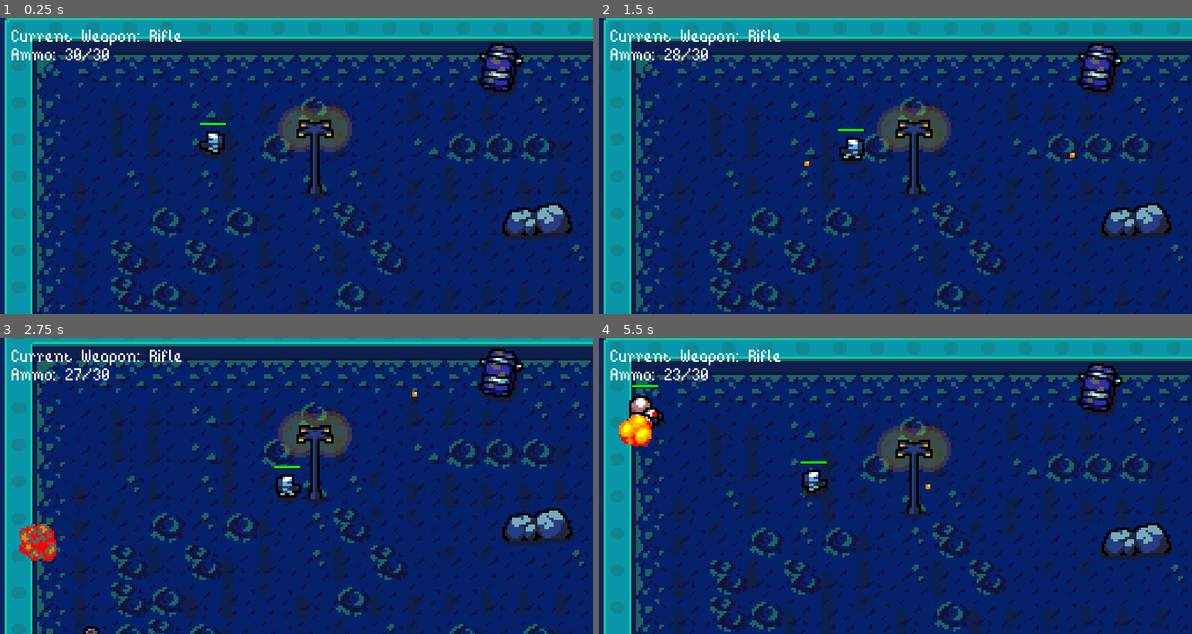
Above: before the commit, frames 1-4 (two rows, left to right).
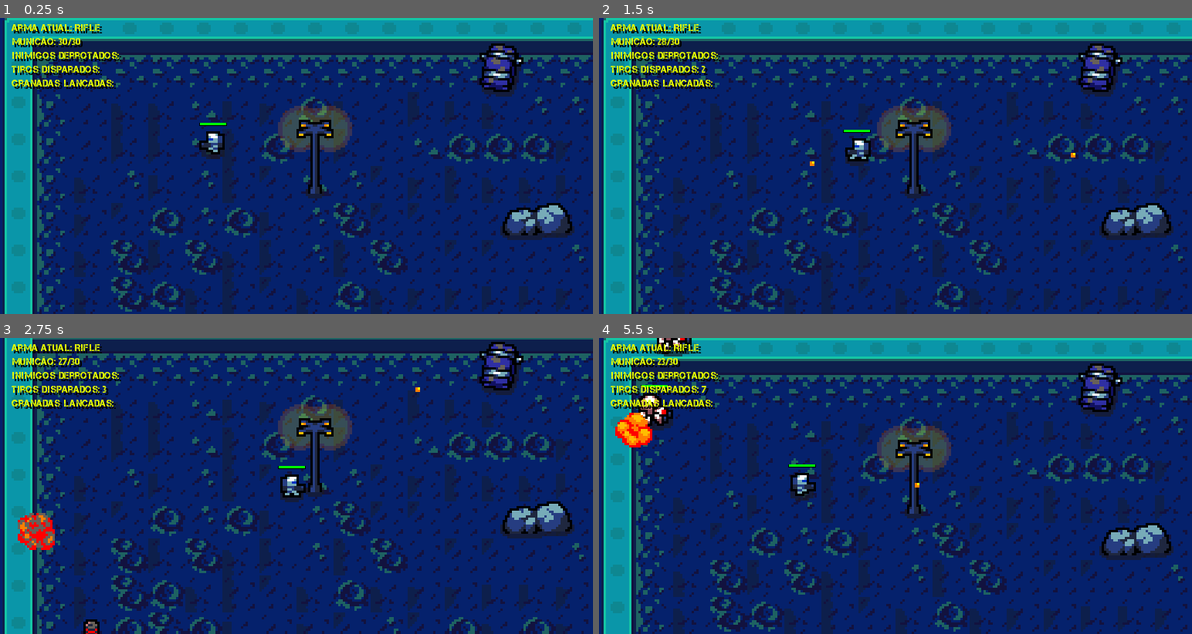
Above: after the commit, the same moments.

Repository: diemissonlima/TopDownShooter
Game: Godot game, scene res://scenes/management/game_level.tscn
The game is run twice, just before and just after one commit, with the same random seed, the same clock (stepped at 60 frames per second) and the same inputs.
Inputs (mouse positions are in pixels of both pictures, inside the frame that each line leads up to):
- Up to frame 1 (0.25 s): no input
- Up to frame 2 (1.5 s): move the mouse to (1025, 151) at 0.52 s; hold Right (ui_right) 0.53-1.28 s; click (1025, 151) at 0.6 s; tap Space (ui_select) at 0.77 s; move the mouse to (776, 180) at 1.27 s; hold Down (ui_down) from 1.28 s (still down); click (776, 180) at 1.35 s
- Up to frame 3 (2.75 s): tap Space (ui_select) at 1.52 s; move the mouse to (355, 420) at 2.02 s; release Down (ui_down) at 2.03 s; hold Right (ui_right) from 2.03 s (still down); click (355, 420) at 2.1 s
- Up to frame 4 (5.5 s): move the mouse to (865, 545) at 2.77 s; release Right (ui_right) at 2.78 s; hold Up (ui_up) 2.78-3.53 s; click (865, 545) at 2.85 s; tap Space (ui_select) at 3.02, 3.77, 4.52 s; move the mouse to (1073, 530) at 3.52 s; hold Left (ui_left) 3.53-5.03 s; click (1073, 530) at 3.6 s; move the mouse to (717, 441) at 4.27 s; click (717, 441) at 4.35 s; move the mouse to (925, 486) at 5.02 s; hold Down (ui_down) from 5.03 s (still down); click (925, 486) at 5.1 s

The runs differ from the first frame. In frame 1, 2.3% of the frame differs, in the area x 1-31%, y 2-25%; in frame 2, 2.7%; in frame 3, 35%, in the area x 1-100%, y 0-100%; in frame 4, 3.9%.

Commit message:
interface melhorada
contagem de inimigos derrotados e tiros e granadas disparados

Diff:
--- a/project.godot
+++ b/project.godot
@@ -149,6 +149,34 @@
 
 [input]
 
+ui_left={
+"deadzone": 0.5,
+"events": [ Object(InputEventKey,"resource_local_to_scene":false,"resource_name":"","device":0,"alt":false,"shift":false,"control":false,"meta":false,"command":false,"pressed":false,"scancode":16777231,"physical_scancode":0,"unicode":0,"echo":false,"script":null)
+, Object(InputEventJoypadButton,"resource_local_to_scene":false,"resource_name":"","device":0,"button_index":14,"pressure":0.0,"pressed":false,"script":null)
+, Object(InputEventKey,"resource_local_to_scene":false,"resource_name":"","device":0,"alt":false,"shift":false,"control":false,"meta":false,"command":false,"pressed":false,"scancode":65,"physical_scancode":0,"unicode":0,"echo":false,"script":null)
+ ]
+}
+ui_right={
+"deadzone": 0.5,
+"events": [ Object(InputEventKey,"resource_local_to_scene":false,"resource_name":"","device":0,"alt":false,"shift":false,"control":false,"meta":false,"command":false,"pressed":false,"scancode":16777233,"physical_scancode":0,"unicode":0,"echo":false,"script":null)
+, Object(InputEventJoypadButton,"resource_local_to_scene":false,"resource_name":"","device":0,"button_index":15,"pressure":0.0,"pressed":false,"script":null)
+, Object(InputEventKey,"resource_local_to_scene":false,"resource_name":"","device":0,"alt":false,"shift":false,"control":false,"meta":false,"command":false,"pressed":false,"scancode":68,"physical_scancode":0,"unicode":0,"echo":false,"script":null)
+ ]
+}
+ui_up={
+"deadzone": 0.5,
+"events": [ Object(InputEventKey,"resource_local_to_scene":false,"resource_name":"","device":0,"alt":false,"shift":false,"control":false,"meta":false,"command":false,"pressed":false,"scancode":16777232,"physical_scancode":0,"unicode":0,"echo":false,"script":null)
+, Object(InputEventJoypadButton,"resource_local_to_scene":false,"resource_name":"","device":0,"button_index":12,"pressure":0.0,"pressed":false,"script":null)
+, Object(InputEventKey,"resource_local_to_scene":false,"resource_name":"","device":0,"alt":false,"shift":false,"control":false,"meta":false,"command":false,"pressed":false,"scancode":87,"physical_scancode":0,"unicode":0,"echo":false,"script":null)
+ ]
+}
+ui_down={
+"deadzone": 0.5,
+"events": [ Object(InputEventKey,"resource_local_to_scene":false,"resource_name":"","device":0,"alt":false,"shift":false,"control":false,"meta":false,"command":false,"pressed":false,"scancode":16777234,"physical_scancode":0,"unicode":0,"echo":false,"script":null)
+, Object(InputEventJoypadButton,"resource_local_to_scene":false,"resource_name":"","device":0,"button_index":13,"pressure":0.0,"pressed":false,"script":null)
+, Object(InputEventKey,"resource_local_to_scene":false,"resource_name":"","device":0,"alt":false,"shift":false,"control":false,"meta":false,"command":false,"pressed":false,"scancode":83,"physical_scancode":0,"unicode":0,"echo":false,"script":null)
+ ]
+}
 attack={
 "deadzone": 0.5,
 "events": [ Object(InputEventMouseButton,"resource_local_to_scene":false,"resource_name":"","device":0,"alt":false,"shi …(212 unchanged characters)…
--- a/scenes/combat/health.tscn
+++ b/scenes/combat/health.tscn
@@ -12,6 +12,7 @@
 script = ExtResource( 2 )
 
 [node name="Sprite" type="Sprite" parent="."]
+scale = Vector2( 0.75, 0.75 )
 texture = ExtResource( 1 )
 region_enabled = true
 region_rect = Rect2( 48, 32, 16, 16 )
--- a/scenes/enemies/spider.tscn
+++ b/scenes/enemies/spider.tscn
@@ -76,7 +76,7 @@
 
 [node name="Spider" instance=ExtResource( 2 )]
 attack_cooldown = 3.0
-damage = 4
+damage = 3
 move_speed = 20
 distance_treshold = 5
 
@@ -102,7 +102,7 @@
 [node name="HitboxArea" parent="." index="6"]
 position = Vector2( 0, -1 )
 script = SubResource( 10 )
-health = 10
+health = 8
 
 [node name="Collision" type="CollisionShape2D" parent="HitboxArea" index="0"]
 position = Vector2( 0.5, 0.5 )
--- a/scenes/management/interface.tscn
+++ b/scenes/management/interface.tscn
@@ -1,10 +1,14 @@
-[gd_scene load_steps=4 format=2]
+[gd_scene load_steps=5 format=2]
 
-[ext_resource path="res://assets/fonts/bit_potion.ttf" type="DynamicFontData" id=1]
+[ext_resource path="res://assets/fonts/Capture it.ttf" type="DynamicFontData" id=1]
 [ext_resource path="res://scripts/management/interface.gd" type="Script" id=2]
 
+[sub_resource type="DynamicFont" id=2]
+size = 4
+font_data = ExtResource( 1 )
+
 [sub_resource type="DynamicFont" id=1]
-size = 12
+size = 4
 font_data = ExtResource( 1 )
 
 [node name="Interface" type="CanvasLayer" groups=["interface"]]
@@ -12,19 +16,60 @@
 
 [node name="CurrentWeapon" type="Label" parent="."]
 margin_left = 5.0
-margin_right = 75.0
-margin_bottom = 14.0
-rect_min_size = Vector2( 70, 14 )
-custom_fonts/font = SubResource( 1 )
-text = "Current Weapon: "
+margin_top = 2.0
+margin_right = 33.0
+margin_bottom = 7.0
+custom_colors/font_color = Color( 0.913725, 1, 0, 1 )
+custom_colors/font_color_shadow = Color( 0, 0, 0, 1 )
+custom_constants/shadow_offset_x = 1
+custom_fonts/font = SubResource( 2 )
+text = "Arma Atual: "
 valign = 1
 
 [node name="Ammo" type="Label" parent="."]
 margin_left = 5.0
 margin_top = 8.0
-margin_right = 75.0
-margin_bottom = 22.0
-rect_min_size = Vector2( 70, 14 )
+margin_right = 27.0
+margin_bottom = 13.0
+custom_colors/font_color = Color( 0.913725, 1, 0, 1 )
+custom_colors/font_color_shadow = Color( 0, 0, 0, 1 )
+custom_constants/shadow_offset_x = 1
 custom_fonts/font = SubResource( 1 )
-text = "Ammo: "
+text = "Munição: "
 valign = 1
+
+[node name="Enemies" type="Label" parent="."]
+margin_left = 5.0
+margin_top = 14.0
+margin_right = 51.0
+margin_bottom = 19.0
+custom_colors/font_color = Color( 0.913725, 1, 0, 1 )
+custom_colors/font_color_shadow = Color( 0, 0, 0, 1 )
+custom_constants/shadow_offset_x = 1
+custom_fonts/font = SubResource( 1 )
+text = "Inimigos Derrotados: "
+valign = 1
+
+[node name="TirosDisparados" type="Label" parent="."]
+margin_left = 5.0
+margin_top = 20.0
+margin_right = 43.0
+margin_bottom = 25.0
+custom_colors/font_color = Color( 0.913725, 1, 0, 1 )
+custom_colors/font_color_shadow = Color( 0, 0, 0, 1 )
+custom_constants/shadow_offset_x = 1
+custom_fonts/font = SubResource( 1 )
+text = "Tiros Disparados: "
+valign = 1
+
+[node name="GranadasLancadas" type="Label" parent="."]
+margin_left = 5.0
+margin_top = 26.0
+margin_right = 52.0
+margin_bottom = 31.0
+custom_colors/font_color = Color( 0.913725, 1, 0, 1 )
+custom_colors/font_color_shadow = Color( 0, 0, 0, 1 )
+custom_constants/shadow_offset_x = 1
+custom_fonts/font = SubResource( 1 )
+text = "Granadas Lançadas: "
+valign = 1
--- a/scenes/player/ammo/base_ammo.tscn
+++ b/scenes/player/ammo/base_ammo.tscn
@@ -8,6 +8,7 @@
 script = ExtResource( 1 )
 
 [node name="Sprite" type="Sprite" parent="."]
+scale = Vector2( 0.75, 0.75 )
 
 [node name="Collision" type="CollisionShape2D" parent="."]
 
--- a/scenes/player/assault.tscn
+++ b/scenes/player/assault.tscn
@@ -64,7 +64,7 @@
 current = true
 
 [node name="Move" parent="States" index="0"]
-walk_speed = 30
+walk_speed = 35
 crawl_speed = 15
 
 [node name="Attack" parent="States" index="1"]
--- a/scripts/enemies/enemy.gd
+++ b/scripts/enemies/enemy.gd
@@ -11,12 +11,12 @@
 
 var itens_dict: Dictionary = {
 	"MW Ammo": [
-		[1, 40],
+		[1, 50],
 		preload("res://scenes/player/ammo/main_weapon_ammo.tscn")
 	],
 
 	"Grenade Ammo": [
-		[41, 60],
+		[51, 80],
 		preload("res://scenes/player/ammo/grenade_ammo.tscn")
 	],
 
@@ -25,6 +25,8 @@
 		preload("res://scenes/combat/health.tscn")
 	]
 }
+
+var inimigo_derrotado: int = 1
 
 var path: Array = []
 var velocity: Vector2
@@ -48,9 +50,11 @@
 
 
 func _physics_process(_delta: float) -> void:
-	animate()
 	if distance < distance_treshold:
+		animation.stop()
 		return
+	else:
+		animation.play("walk")
 
 	velocity = move_and_slide(velocity)
 	verify_direction()
@@ -64,12 +68,12 @@
 		texture.flip_h = true
 
 
-func animate() -> void:
-	if velocity != Vector2.ZERO:
-		animation.play("walk")
-		return
-
-	animation.stop()
+#func animate() -> void:
+#	if velocity == Vector2.ZERO:
+#		animation.stop()
+#		return
+#
+#	animation.play("walk")
 
 
 func set_collision() -> void:
@@ -94,6 +98,7 @@
 
 
 func kill() -> void:
+	send_enemy_defeated(inimigo_derrotado)
 	roll_dice()
 	queue_free()
 
@@ -117,3 +122,7 @@
 	var item = item_to_spawn.instance()
 	get_tree().root.call_deferred("add_child", item)
 	item.global_position = global_position
+
+
+func send_enemy_defeated(enemy: int) -> void:
+	get_tree().call_group("interface", "set_enemies_defeated", enemy)
--- a/scripts/enemies/enemy_hitbox_area.gd
+++ b/scripts/enemies/enemy_hitbox_area.gd
@@ -2,6 +2,8 @@
 class_name EnemyHitbox
 
 const DEATH_EFFECT: PackedScene = preload("res://scenes/effects/death_effect.tscn")
+
+var inimigos_derrotados: int
 
 func on_hitbox_area_body_entered(_body) -> void:
 	pass
--- a/scripts/management/interface.gd
+++ b/scripts/management/interface.gd
@@ -3,13 +3,36 @@
 
 onready var current_weapon: Label = get_node("CurrentWeapon")
 onready var ammo: Label = get_node("Ammo")
+onready var enemies: Label = get_node("Enemies")
+onready var fire: Label = get_node("TirosDisparados")
+onready var throw: Label = get_node("GranadasLancadas")
+
+var inimigos_derrotados: int
+var tiros_disparados: int
+var granadas_lancadas: int
 
 func set_weapon_text(weapon: String) -> void:
-	current_weapon.text = "Current Weapon: " + weapon
+	current_weapon.text = "Arma Atual: " + weapon
 
 
 func set_weapon_ammo(current_ammo: int, max_ammo: int) -> void:
-	ammo.text = "Ammo: " + str(current_ammo) + "/" + str(max_ammo)
+	ammo.text = "Munição: " + str(current_ammo) + "/" + str(max_ammo)
+
+
+func set_enemies_defeated(value: int) -> void:
+	inimigos_derrotados += value
+	enemies.text = "Inimigos Derrotados: " + str(inimigos_derrotados)
+
+
+func shots_fired(value: int, type: String) -> void:
+	match type:
+		"fire":
+			tiros_disparados = value
+			fire.text = "Tiros Disparados: " + str(tiros_disparados)
+
+		"throw":
+			granadas_lancadas = value
+			throw.text = "Granadas Lançadas: " + str(granadas_lancadas)
 
 
 func reload_game() -> void:
--- a/scripts/management/layered_objects.gd
+++ b/scripts/management/layered_objects.gd
@@ -7,7 +7,7 @@
 onready var timer: Timer = get_node("Timer")
 
 var avaliable_cells: Array = []
-var spawn_cooldown: float = 3
+var spawn_cooldown: float = 2
 
 export(Array, PackedScene) var enemies_list
 
--- a/scripts/player/attack.gd
+++ b/scripts/player/attack.gd
@@ -11,6 +11,9 @@
 var weapons_list: Array = [
 	"fire", "throw"
 ]
+
+var fire: int # tiros disparados
+var throw: int # granadas lancadas
 
 var weapon_index: int = 0
 var grenade_amount: int = 5
@@ -37,8 +40,17 @@
 
 	if Input.is_action_just_pressed("attack") and not soldier.is_attacking:
 		soldier.is_attacking = true
+
 		update_ammo(weapons_list[weapon_index], "decrease", 1)
 		texture.action_behavior(weapons_list[weapon_index])
+
+		if weapons_list[weapon_index] == "fire":
+			fire += 1
+			get_tree().call_group("interface", "shots_fired", fire, "fire")
+
+		if weapons_list[weapon_index] == "throw":
+			throw += 1
+			get_tree().call_group("interface", "shots_fired", throw, "throw")
 
 
 func can_shoot(type: String) -> bool:
--- a/scripts/player/base_ammo.gd
+++ b/scripts/player/base_ammo.gd
@@ -9,7 +9,9 @@
 	if type == "throw":
 		return
 
-	amount = randi() % 15 + 1
+
+	var random_number = rand_range(5, 10)
+	amount = int(random_number)
 
 
 func on_body_entered(body) -> void:
Binary file added: assets/fonts/Capture it.ttf
Binary file added: assets/fonts/Kaph-Italic.ttf
Binary file added: assets/fonts/Kaph-Regular.ttf
